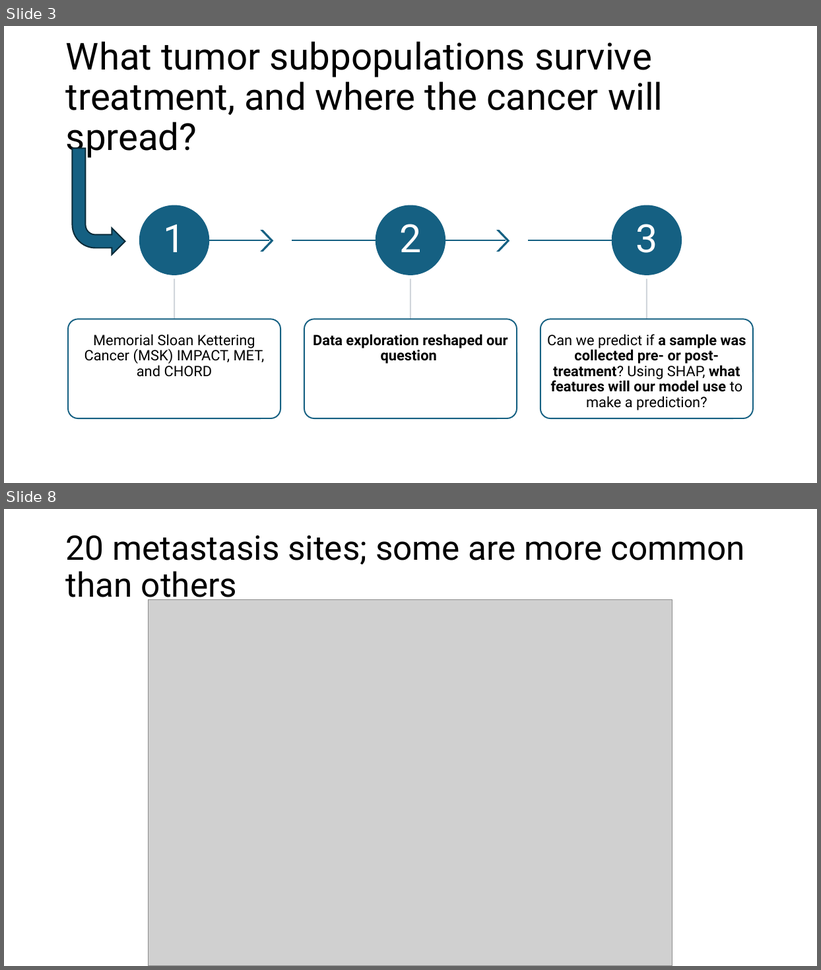
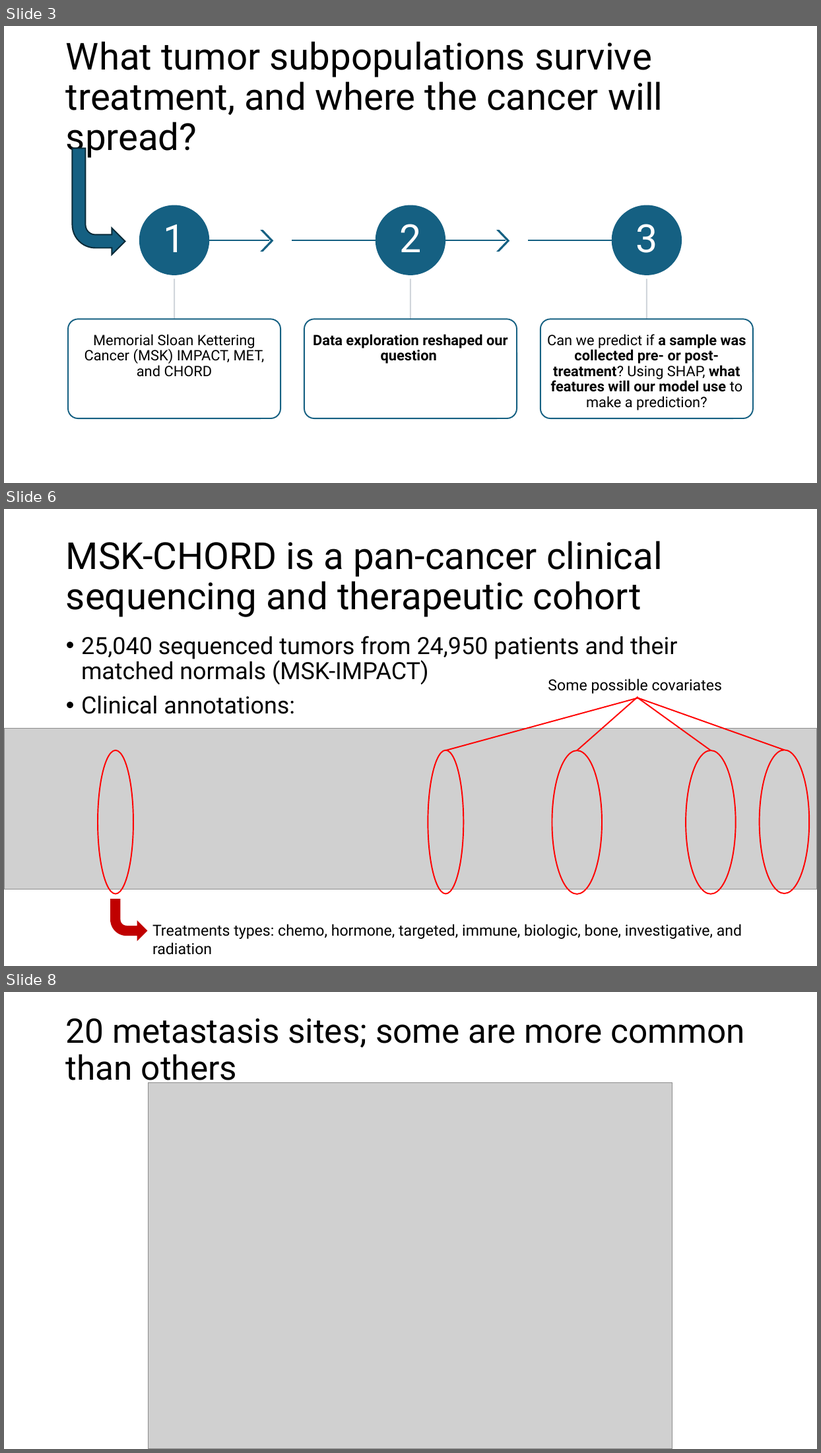
Before and after one commit to Hammerb88/AI-Health-Project, a slide deck: Demo 1.pptx. Shown one above the other, each under a label of ours: slides 3 and 8 before the commit, slides 3, 6 and 8 after it; the slides between them are not shown. The pictures are 821x970 and 821x1453 pixels, drawn with LibreOffice and Linux fonts; fonts in the diff are those of the drawing; grey boxes stand for pictures. Boxes give left, top, right and bottom in pixels: in the first picture for what was removed or moved away, otherwise in the second. Text is boxed around its words. In the diff, an @@ line names an element or a change of style, - is before the commit and + after.

```diff
--- a/Demo 1.pptx
+++ b/Demo 1.pptx
@@ slide 6 added at <box>4,509,817,966</box>, background #FFFFFF @@
@@ title added at <box>66,541,663,617</box>, 44 pt, text #000000 @@
+MSK-CHORD is a pan-cancer clinical sequencing and therapeutic cohort
@@ text added at <box>81,636,677,714</box>, 28 pt, text #000000 @@
+• 25,040 sequenced tumors from 24,950 patients and their matched normals (MSK-IMPACT)
+• Clinical annotations:
@@ text added at <box>548,679,722,694</box>, 18 pt, text #000000 @@
+Some possible covariates
@@ line added from (446, 751) to (638, 698), #FF0000 1.5 pt @@
@@ line added from (578, 751) to (638, 697), #FF0000 1.5 pt @@
@@ line added from (711, 751) to (638, 698), #FF0000 1.5 pt @@
@@ line added from (785, 750) to (638, 698), #FF0000 1.5 pt @@
@@ picture added at <box>4,729,817,889</box> @@
@@ ellipse added at <box>98,751,133,894</box>, outline #FF0000 1.5 pt @@
@@ ellipse added at <box>428,751,463,894</box>, outline #FF0000 1.5 pt @@
@@ ellipse added at <box>552,751,603,894</box>, outline #FF0000 1.5 pt @@
@@ ellipse added at <box>686,751,736,894</box>, outline #FF0000 1.5 pt @@
@@ ellipse added at <box>760,750,810,894</box>, outline #FF0000 1.5 pt @@
@@ bent arrow added at <box>111,900,146,940</box>, fill #C00000, outline #C00000 1.5 pt @@
@@ text added at <box>152,924,742,939</box>, 18 pt, text #000000 @@
+Treatments types: chemo, hormone, targeted, immune, biologic, bone, investigative, and radiation
```
Also in this commit, not shown: 2 slides changed, 2 other slides added, 3 slides removed.
